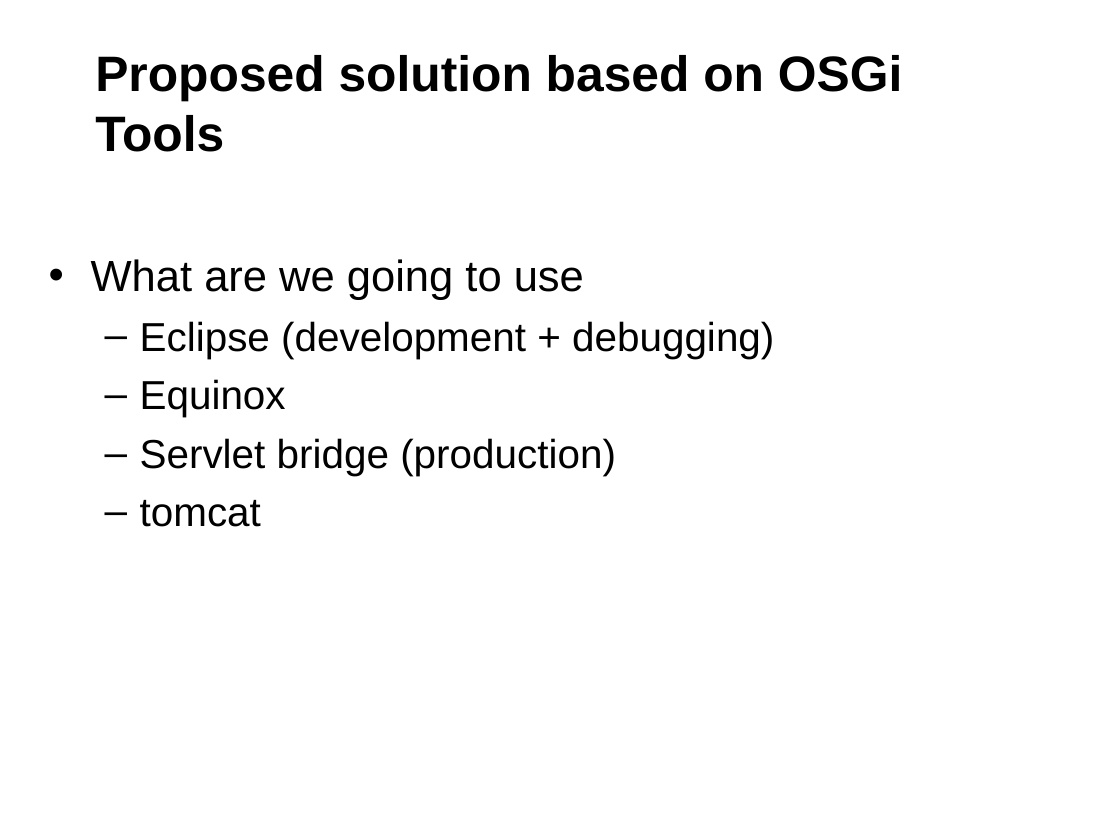
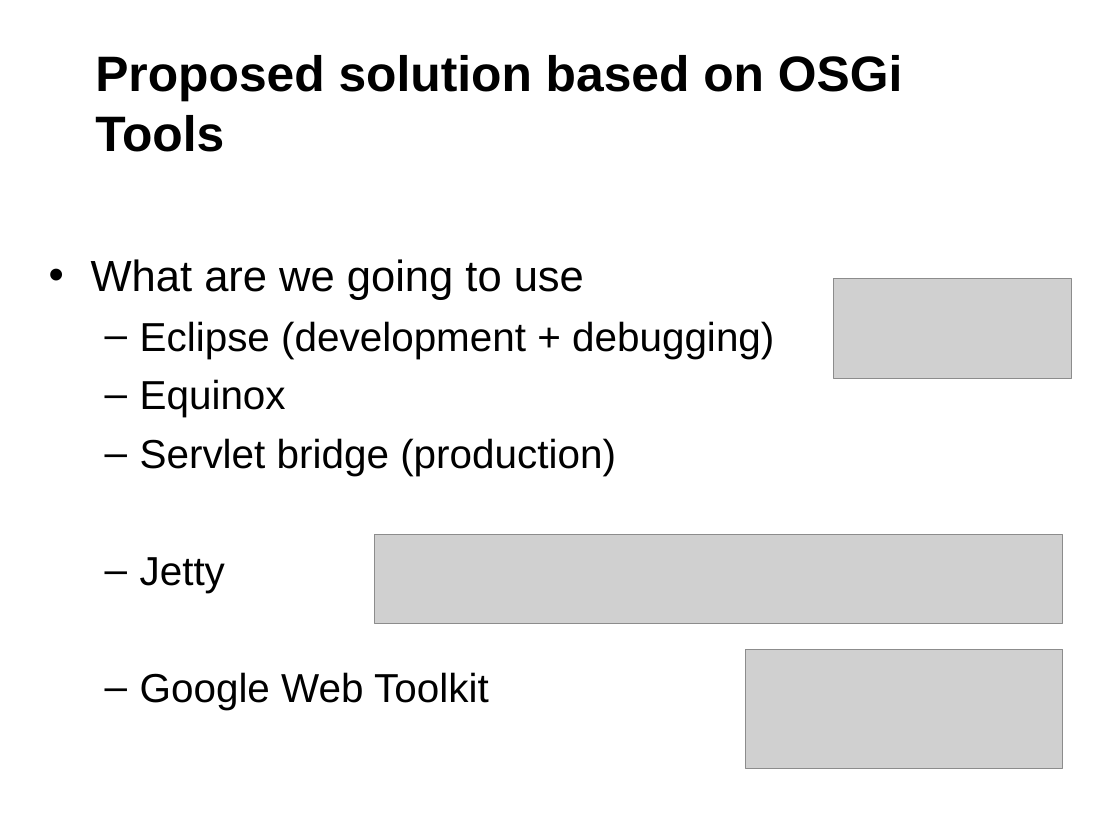
Before and after one commit to noushadali/osgi-samples, a slide deck: slide 11 of congress-registration/documentation/Webservice versioning using osgi.ppt. Drawn at 1120x840 pixels with LibreOffice and Linux fonts; fonts in the diff are those of the drawing; grey boxes stand for pictures. Boxes give left, top, right and bottom in pixels: in the first picture for what was removed or moved away, otherwise in the second. Text is boxed around its words. In the diff, an @@ line names an element or a change of style, - is before the commit and + after.

```diff
--- a/congress-registration/documentation/Webservice versioning using osgi.ppt
+++ b/congress-registration/documentation/Webservice versioning using osgi.ppt
@@ picture added at bbox=[833, 279, 1072, 379] @@
@@ picture added at bbox=[375, 534, 1063, 623] @@
@@ text at bbox=[140, 557, 489, 710]: text changed @@
-  – tomcat
+  – Jetty
+  – Google Web Toolkit
@@ picture added at bbox=[745, 650, 1063, 768] @@
```
Also in this commit, not shown: 4 other slides changed, 14 other files.
